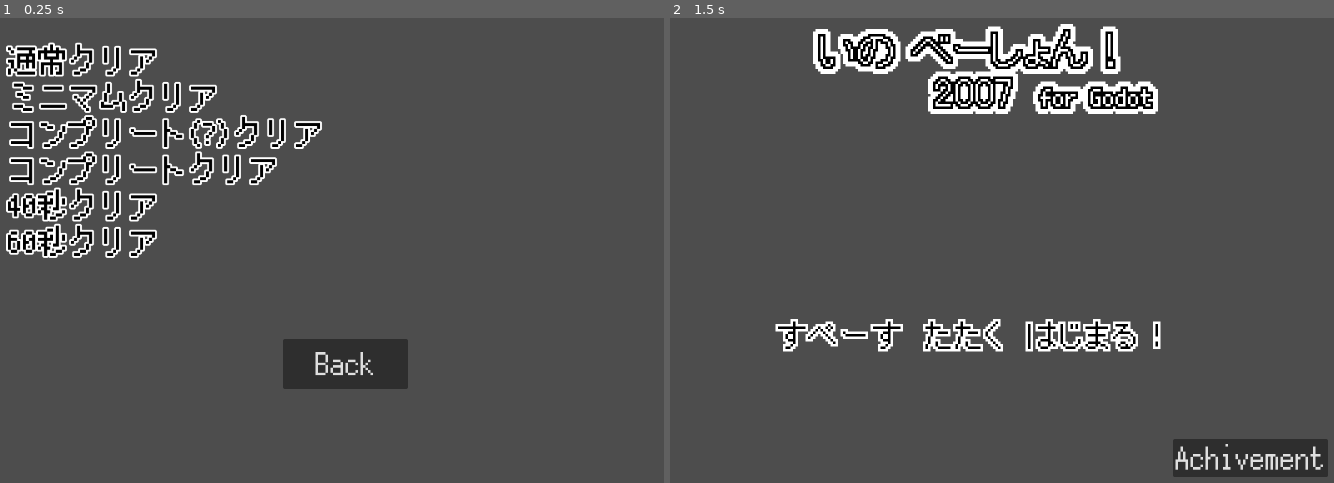
Above: before the commit, frames 1-2 (left to right).
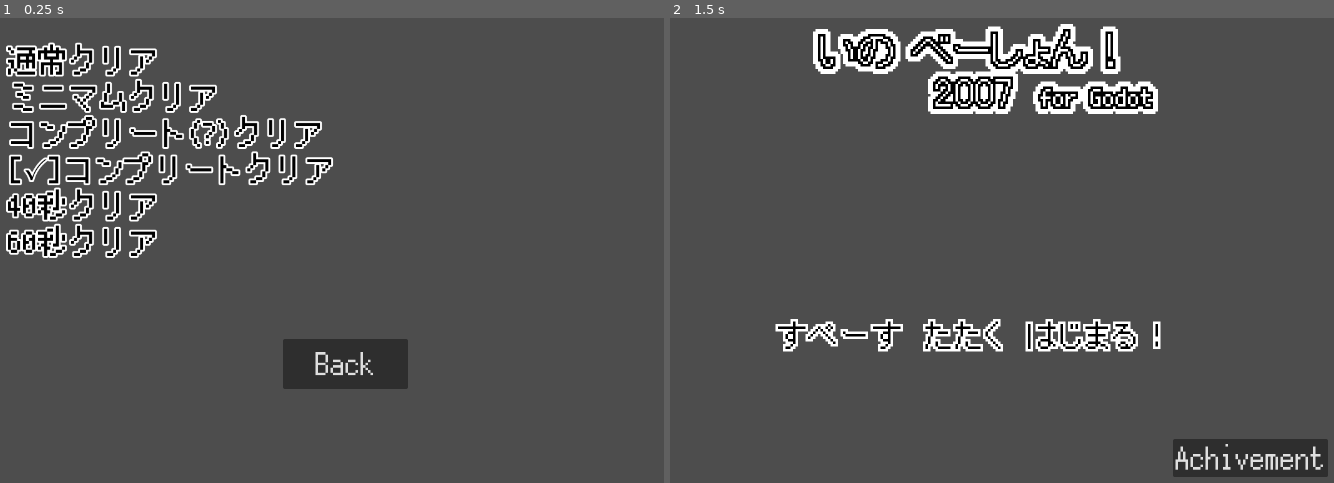
Above: after the commit, the same moments.

Repository: syun77/gd_ino
Game: Godot game, scene res://src/scenes/achievement/AchievementScene.tscn
Same seed, same stepped clock (60 frames per second), same inputs: the game is played once before the commit and once after it. This scene is started directly instead of the project's main scene.
Inputs (mouse positions are in pixels of both pictures, inside the frame that each line leads up to):
- Up to frame 1 (0.25 s): no input
- Up to frame 2 (1.5 s): tap Enter at 0.5 s; move the mouse to (1148, 185) at 0.52 s; hold Right (ui_right) 0.53-1.25 s; hold Space (action) 0.53-1.25 s; click "Back" at 1.25 s

The runs differ from the first frame. In frame 1, 1.8% of the frame differs, in the area x 1-51%, y 28-36%; in frame 2, nothing differs.

Commit message:
実績実装中

Diff:
--- a/gd_ino/src/common/Achievement.gd
+++ b/gd_ino/src/common/Achievement.gd
@@ -39,7 +39,46 @@
 # ----------------------------------------------
 # public functions.
 # ----------------------------------------------
-static func get_title(id:Achievement.eType) -> String:
+## すべての実績開放チェック.
+static func check_all() -> void:
+	for id in range(Achievement.eType.size()):
+		if check(id):
+			# 実績開放.
+			print(get_title(id))
+
+
+## 実績開放チェック.
+static func check(id:eType) -> bool:
+	match id:
+		eType.NORMAL_COMPLETED:
+			return check_normal_completed()
+		eType.MIN_COMPLETED:
+			return Common.count_item() == 3
+		eType.FAKE_COMPLETED:
+			return Common.count_item() == 18
+		eType.ALL_COMPLETED:
+			return Common.count_item() == 19
+		eType.SPEEDRUN_40SEC:
+			return Common.get_past_time_sec() <= 40
+		eType.SPEEDRUN_60SEC:
+			return Common.get_past_time_sec() <= 60
+
+	assert(0, "未定義の実績:%d"%id)
+	return false
+
+## 通常クリアチェック.
+static func check_normal_completed() -> bool:
+	for id in Map.ITEM_LEGENDS:
+		if Common.gained_item(id) == false:
+			return false
+	return true
+
+static func unlock(id:eType) -> void:
+	Common.unlock_achievement(id)
+static func unlocked(id:eType) -> bool:
+	return Common.unlocked_achievement(id)
+
+static func get_title(id:eType) -> String:
 	return TITLE[id]
-static func get_detail(id:Achievement.eType) -> String:
+static func get_detail(id:eType) -> String:
 	return DETAIL[id]
--- a/gd_ino/src/common/Common.gd
+++ b/gd_ino/src/common/Common.gd
@@ -23,8 +23,11 @@
 # ----------------------------------------
 # var.
 # ----------------------------------------
+## 初期化済みかどうか.
+var _initialized = false
+
 ## セーブデータ用.
-var _achievements:Array[int] = []
+var _achievements:Array[bool] = []
 
 ## ゲームデータ.
 var _gained_item = {} # 獲得アイテム.
@@ -35,11 +38,13 @@
 var _camera:Camera2D = null
 var _player:Player = null
 var _bgm:AudioStreamPlayer = null
+### BGMテーブル.
 var _bgm_tbl = {
 	"ino1": "res://assets/sound/ino1.ogg",
 	"ino2": "res://assets/sound/ino2.ogg",
 }
 var _snds:Array = []
+### SEテーブル.
 var _snd_tbl = {
 	"damage": "res://assets/sound/damage.wav",
 	"heal": "res://assets/sound/heal.wav",
@@ -57,11 +62,19 @@
 
 ## 初期化.
 func init() -> void:
-	## BGM.
-	if _bgm == null:
-		_bgm = AudioStreamPlayer.new()
-		add_child(_bgm)
-		_bgm.bus = "BGM"
+	if _initialized == false:
+		# 実績.
+		for i in range(Achievement.eType.size()):
+			_achievements.append(false)
+
+		# BGM.
+		if _bgm == null:
+			_bgm = AudioStreamPlayer.new()
+			add_child(_bgm)
+			_bgm.bus = "BGM"
+
+		# 初期化した.
+		_initialized = true
 
 	init_vars()
 
@@ -94,9 +107,19 @@
 func has_item(id:Map.eItem) -> bool:
 	return id in _gained_item
 
+## 収集アイテムの所持数を取得する.
+func count_item() -> int:
+	return _gained_item.size()
+
 ## 経過時間の取得.
 func get_past_time() -> float:
 	return _past_time
+
+## 経過時間を秒で取得する.
+func get_past_time_sec() -> int:
+	var t = _past_time
+	var sec = int(t) % 60
+	return sec
 
 ## 経過時間を文字列として取得する.
 func get_past_time_str() -> String:
@@ -110,6 +133,8 @@
 ## 収集アイテム獲得.
 func gain_item(id:Map.eItem) -> void:
 	_gained_item[id] = true
+
+## 収集アイテム
 
 ## BGMの再生.
 func play_bgm(name:String) -> void:
@@ -137,6 +162,13 @@
 	snd.stream = load(_snd_tbl[name])
 	snd.play()
 
+## 実績の開放.
+func unlock_achievement(id:int) -> void:
+	_achievements[id] = true
+## 実績を開放済みかどうか.
+func unlocked_achievement(id:int) -> bool:
+	return _achievements[id]
+
 # ----------------------------------------
 # private functions.
 # ----------------------------------------
--- a/gd_ino/src/common/Map.gd
+++ b/gd_ino/src/common/Map.gd
@@ -76,6 +76,9 @@
 const ITEM_END = eItem.OMEGA # 終端.
 const ITEM_NUM = ITEM_END - ITEM_BEGIN + 1 # 収集アイテム総数.
 const ITEM_UNKNOWN = 99 # 不明なアイテムアイコン.
+
+## 3種の神器.
+const ITEM_LEGENDS = [Map.eItem.FUJI, Map.eItem.TAKA, Map.eItem.NASU]
 
 ## アイテム種別.
 enum eItemType {
--- a/gd_ino/src/scenes/achievement/AchievementScene.gd
+++ b/gd_ino/src/scenes/achievement/AchievementScene.gd
@@ -5,9 +5,16 @@
 
 ## 開始.
 func _ready() -> void:
+	# 実績確認用に初期化する.
+	Common.init()
+	Achievement.unlock(Achievement.eType.ALL_COMPLETED)
+
 	for id in Achievement.eType.values():
 		var label = _list.get_child(id)
 		label.text = Achievement.get_title(id)
+		if Achievement.unlocked(id):
+			# 開放済み.
+			label.text = "[✓]" + label.text
 
 ## 戻るボタンを押した.
 func _on_button_pressed() -> void:
--- a/gd_ino/src/ui/UIItemList.gd
+++ b/gd_ino/src/ui/UIItemList.gd
@@ -32,8 +32,7 @@
 ## ゲームクリアチェック.
 func is_completed() -> bool:
 	var cnt = 0
-	var tbl = [Map.eItem.FUJI, Map.eItem.TAKA, Map.eItem.NASU]
-	for id in tbl:
+	for id in Map.ITEM_LEGENDS:
 		var v = _item_list[id] as UIItemParts
 		if v.gained:
 			cnt += 1
